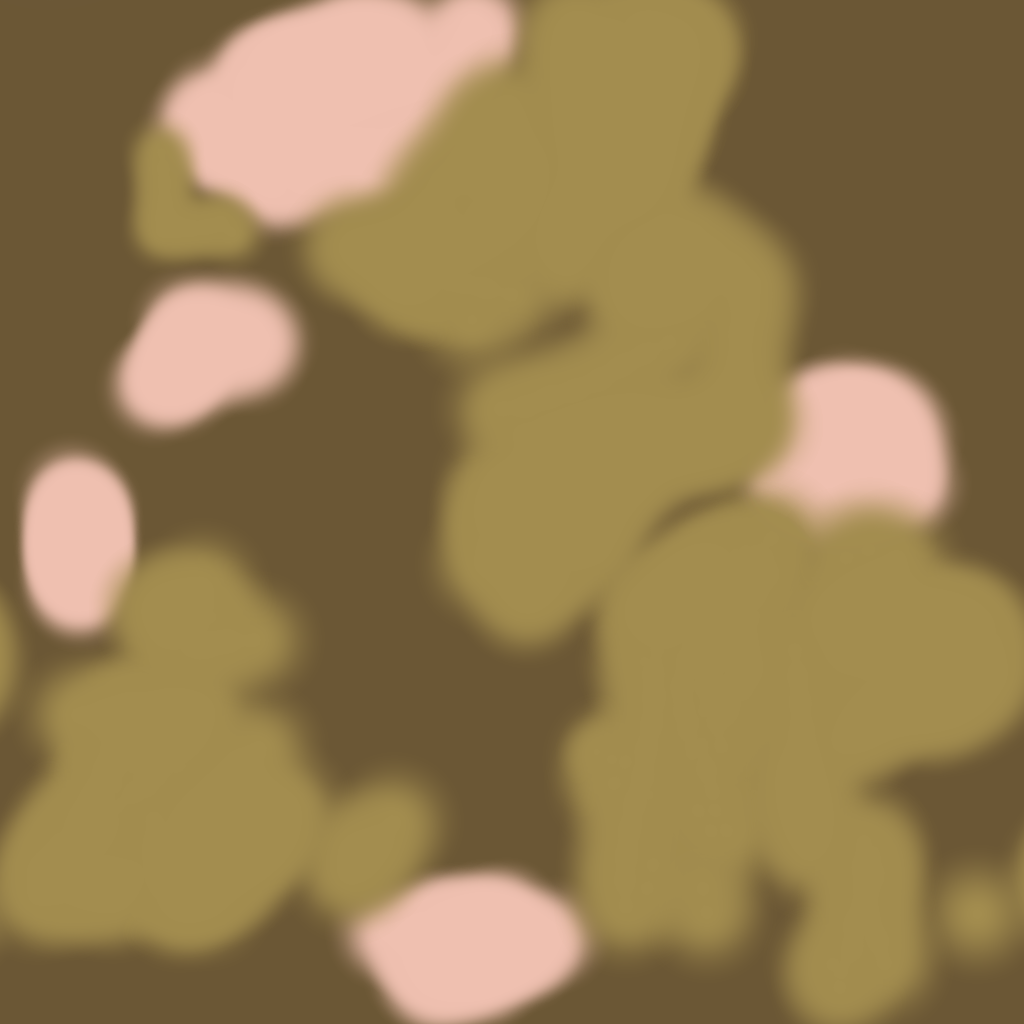
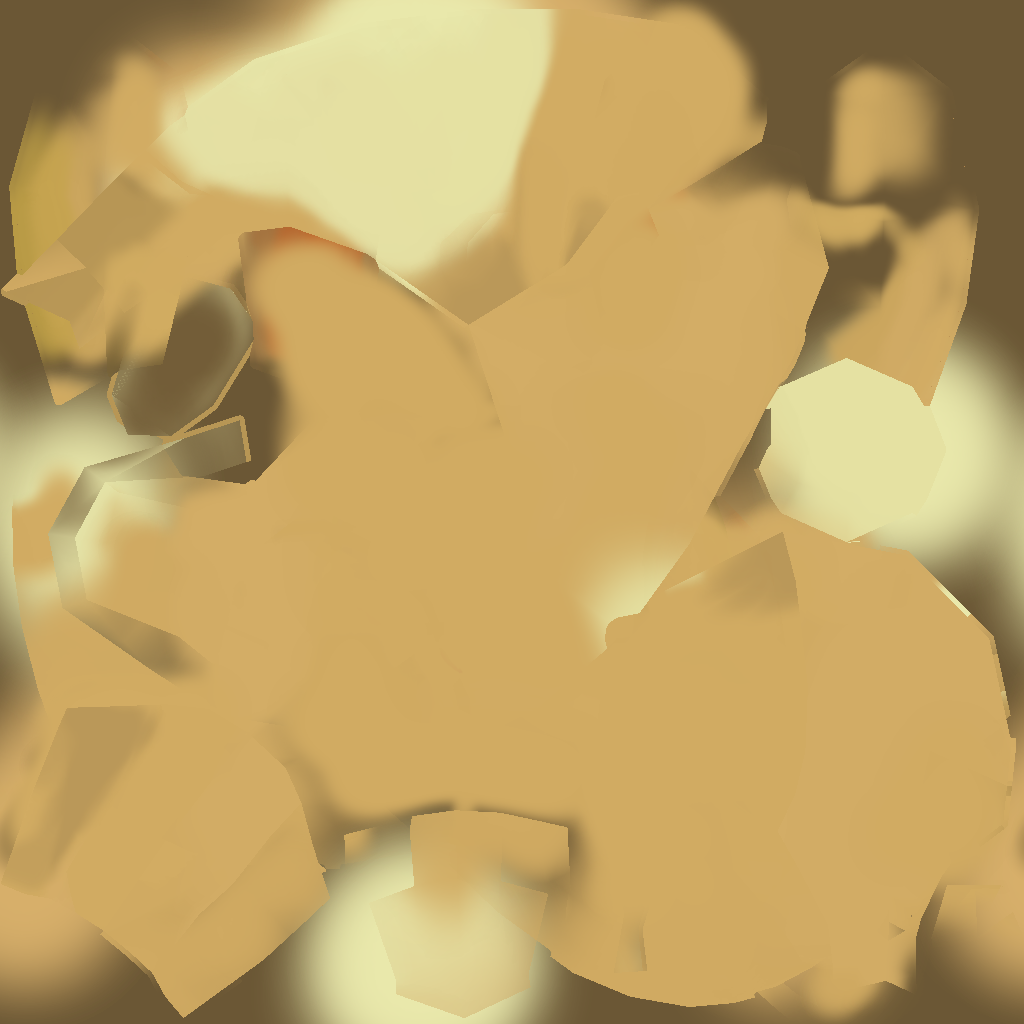
The second 1024×1024 image is a revision of the first. Changes to its layers:
added layer "Layer" (1st of 2) above "Layer" over box(0, 14, 1024, 990)
added layer "Layer" (2nd of 2) above "Background" over box(0, 0, 1024, 1012)
added layer "Background" over box(0, 0, 1024, 1024)
